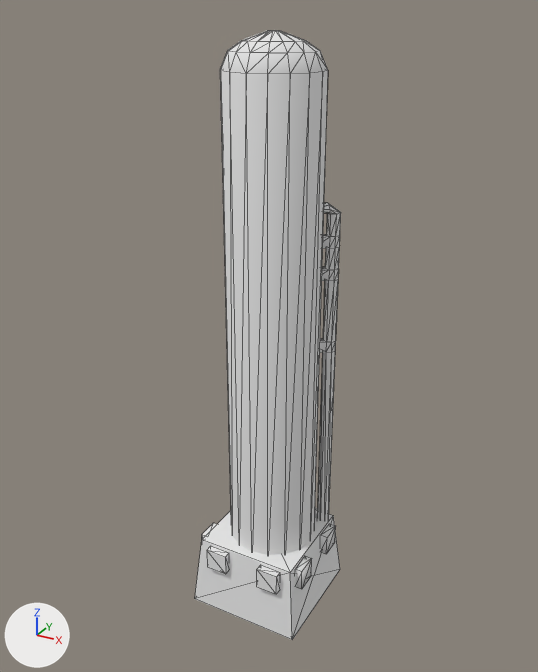
One commit to the OBJ model src/main/resources/assets/hbm/models/machines/atmo_tower.obj: the scene before it, then after it.
Both versions are drawn from a 50 mm lens placed at (5.21, -9.61, 9.88), pointed at (-0.11, 0.06, 5.05). Lighting does not change. The marker at lower left points along +X, +Y and +Z. Mesh edges are drawn as thin lines. Where no turn or scale is listed for an object, it has been applied to the vertices. Vertices at the same position are counted once.

The first picture shows 'Cube.003_Cube.005'.
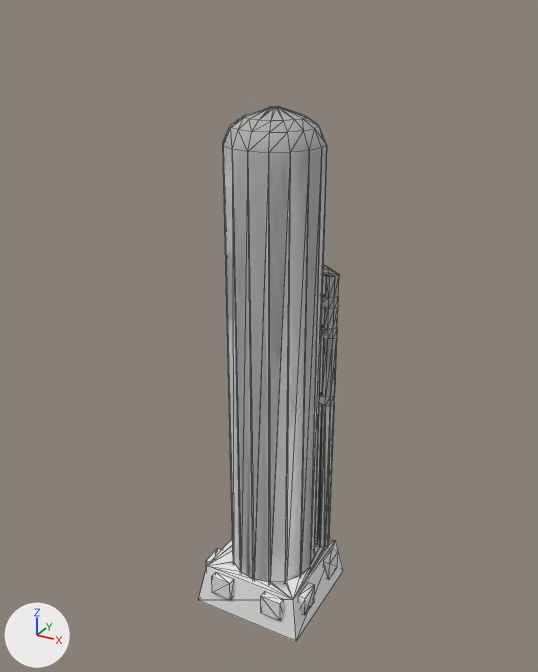
Boxes [x1, y1, x2, y2] around the edits, measured in the pictures (538 x 672 px; the box of a moved part takes in the faces that stretch with it):
'Cube.003_Cube.005', reshaped (20% narrower, 22% shorter)
    before: [195, 30, 341, 640]
    after: [223, 107, 339, 582]
'Cube.003_Cube.001', added
    after: [198, 107, 343, 641]
part 1 of me_cube_003_cube_005, moved or reshaped
    before: [317, 203, 341, 521]
    after: [317, 266, 339, 546]
part 2 of me_cube_003_cube_005, moved or reshaped
    before: [220, 30, 328, 555]
    after: [223, 107, 327, 582]
part 3 of me_cube_003_cube_005, deleted
    before: [195, 508, 340, 640]

The change in detail:
me_cube_003_cube_005 is used by ob_cube_003_cube_005; location (0.0, 0.0, 0.0).
me_cube_003_cube_005 had 251 vertices, 404 faces and spanned x -1.05..0.95, y -1.04..0.96, z 0.05..9.61.
me_cube_003_cube_005 now has 178 vertices, 310 faces and spans x -0.74..0.8, y -0.75..0.81, z 0.02..8.61.
me_cube_003_cube_005 part 1: the loose piece of 98 vertices spanning x 0.34..0.79, y 0.36..0.81, z 1.02..7.19 is moved by (0.01, 0.0, -1.0).
me_cube_003_cube_005 part 2: the loose piece of 80 vertices spanning x -0.75..0.75, y -0.75..0.75, z 1.11..9.61 is moved by (0.01, 0.0, -1.0).
me_cube_003_cube_005 part 3: 9 loose pieces with 73 vertices, spanning x -1.05..0.95, y -1.04..0.96, z 0.05..1.34, are deleted.
Mesh me_cube_003_cube_001 is new.
It has 292 vertices, 532 faces and spans x -1.0..1.0, y -1.0..1.0, z 0.0..8.61.
Object 'Cube.003_Cube.001' (ob_cube_003_cube_001) is new; it shows me_cube_003_cube_001.
Its location is (0.0, 0.0, 0.0).
